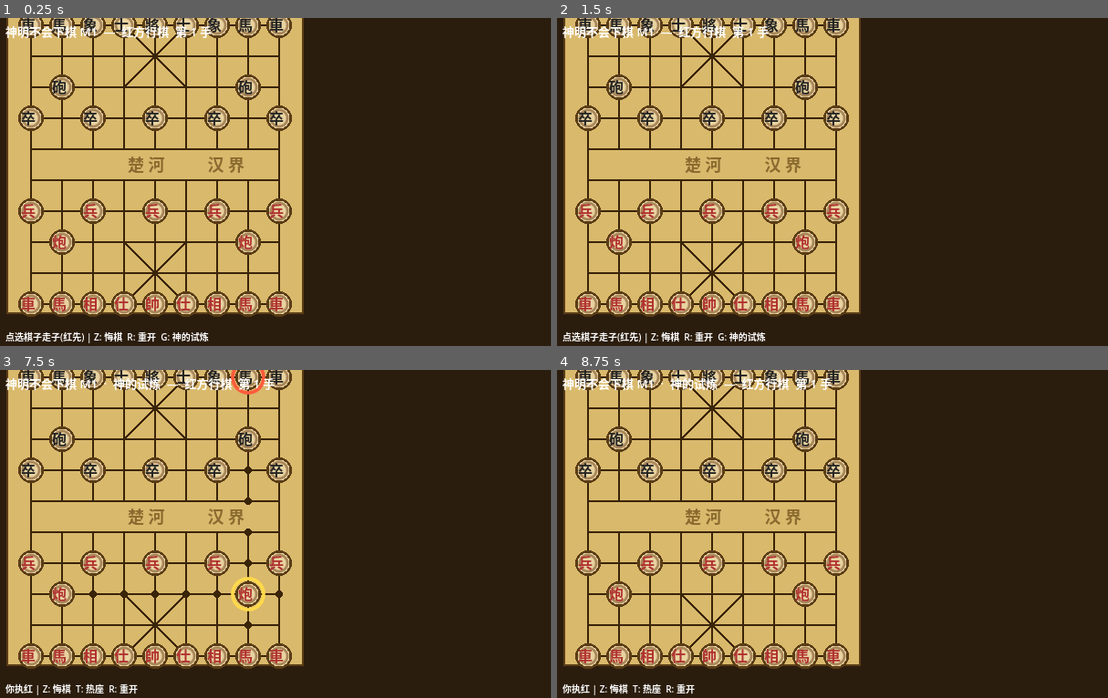
Above: before the commit, frames 1-4 (two rows, left to right).
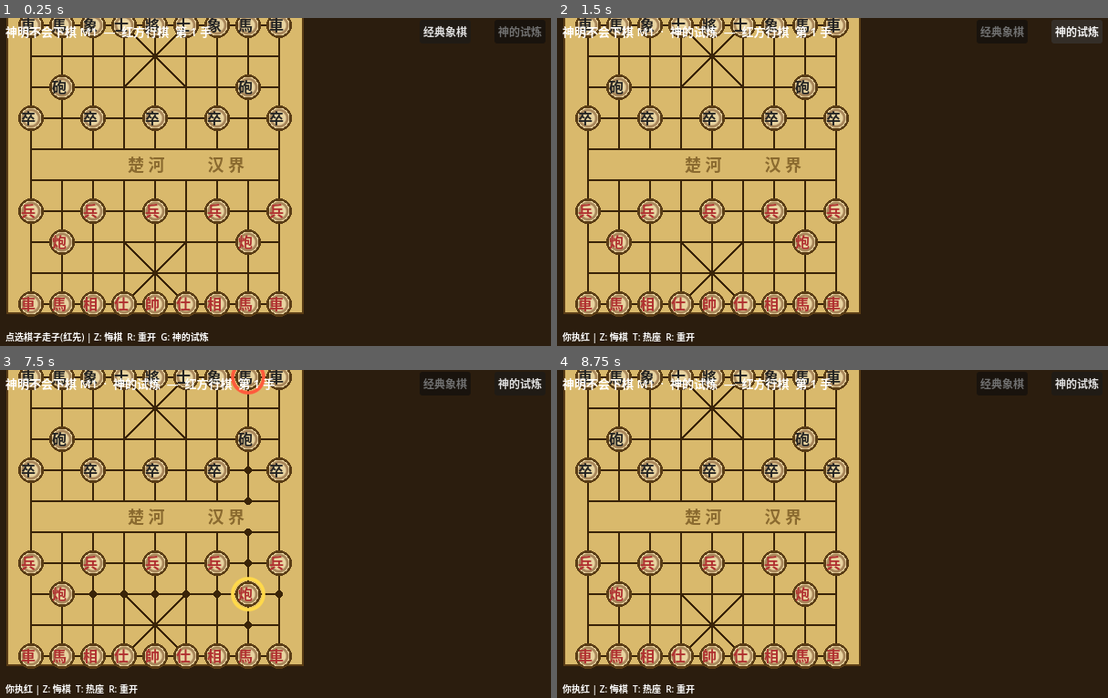
Above: after the commit, the same moments.

Repository: Ryu-Lee/GodDonotKnowHowToPlayChess
Game: Godot game, scene res://presentation/main.tscn
Same seed, same stepped clock (60 frames per second), same inputs: the game is played once before the commit and once after it.
Inputs (mouse positions are in pixels of both pictures, inside the frame that each line leads up to):
- Up to frame 1 (0.25 s): no input
- Up to frame 2 (1.5 s): click (1003, 31) at 0.5 s, where only the run after the commit has a clickable "经典象棋"; click (1074, 31) at 1.25 s, where only the run after the commit has a clickable "神的试炼"
- Up to frame 3 (7.5 s): click (446, 383) at 2 s, where only the run after the commit has a clickable "经典象棋"; click (517, 383) at 2.75 s, where only the run after the commit has a clickable "神的试炼"; click (446, 383) at 3.5 s, where only the run after the commit has a clickable "经典象棋"; click (517, 383) at 4.25 s, where only the run after the commit has a clickable "神的试炼"; tap Enter at 5, 6.5 s; move the mouse to (281, 534) at 5.02 s; tap Z at 5.1 s; click (281, 534) at 5.17 s; tap Space at 5.75, 7.25 s; move the mouse to (165, 550) at 5.77 s; tap R at 5.85 s; click (165, 550) at 5.92 s; move the mouse to (341, 461) at 6.52 s; tap T at 6.6 s; click (341, 461) at 6.67 s; move the mouse to (253, 599) at 7.27 s; tap G at 7.35 s; click (253, 599) at 7.42 s
- Up to frame 4 (8.75 s): tap Enter at 8 s; move the mouse to (1014, 583) at 8.02 s; tap Z at 8.1 s; click (1014, 583) at 8.17 s

The runs differ from the first frame. In frame 1, 0.4% of the frame differs, in the area x 76-99%, y 2-7%; in frame 2, 2.2%, in the area x 0-100%, y 0-100%; in frame 3, 0.4%; in frame 4, 0.4%.

Commit message:
Add on-screen mode buttons: classic vs god trial
The god trial mode was only reachable via the G key (mentioned only in
the small hint line), so M1 features looked missing. Add visible
top-right toggle buttons with active-mode highlight.

Co-Authored-By: Daedalus (GLM-5.3) <noreply@daedalus.com>

Diff:
--- a/presentation/main.gd
+++ b/presentation/main.gd
@@ -11,6 +11,7 @@
 var status_label: Label
 var hint_label: Label
 var decree_label: Label
+var mode_buttons: Dictionary = {}   # Mode -> Button
 var mode: int = Mode.CLASSIC_HOTSEAT
 var ai: AISearch
 ## AI 难度档(搜索深度)。
@@ -40,6 +41,26 @@
 	decree_label.add_theme_font_size_override("font_size", 11)
 	decree_label.add_theme_color_override("font_color", Color("#d9a8ff"))
 	add_child(decree_label)
+
+	# 模式切换按钮(右上角):经典热座 / 神的试炼
+	_add_mode_button("经典象棋", Vector2(470, 2), Mode.CLASSIC_HOTSEAT)
+	_add_mode_button("神的试炼", Vector2(552, 2), Mode.GOD_TRIAL)
+
+func _add_mode_button(text: String, pos: Vector2, m: int) -> void:
+	var btn := Button.new()
+	btn.text = text
+	btn.position = pos
+	btn.focus_mode = Control.FOCUS_NONE
+	btn.add_theme_font_size_override("font_size", 12)
+	btn.pressed.connect(func() -> void:
+		if mode != m:
+			if m == Mode.GOD_TRIAL:
+				start_god_trial()
+			else:
+				start_classic()
+	)
+	add_child(btn)
+	mode_buttons[m] = btn
 
 # ---------------------------------------------------------------- 模式启动
 
@@ -149,6 +170,10 @@
 # ---------------------------------------------------------------- 状态栏
 
 func _refresh() -> void:
+	# 模式按钮态:当前模式高亮,另一侧变暗
+	for m in mode_buttons.keys():
+		var btn: Button = mode_buttons[m]
+		btn.modulate = Color(1, 1, 1) if m == mode else Color(0.5, 0.5, 0.5)
 	var title := "神明不会下棋 M1"
 	if mode == Mode.GOD_TRIAL:
 		title += "  ·  神的试炼"
